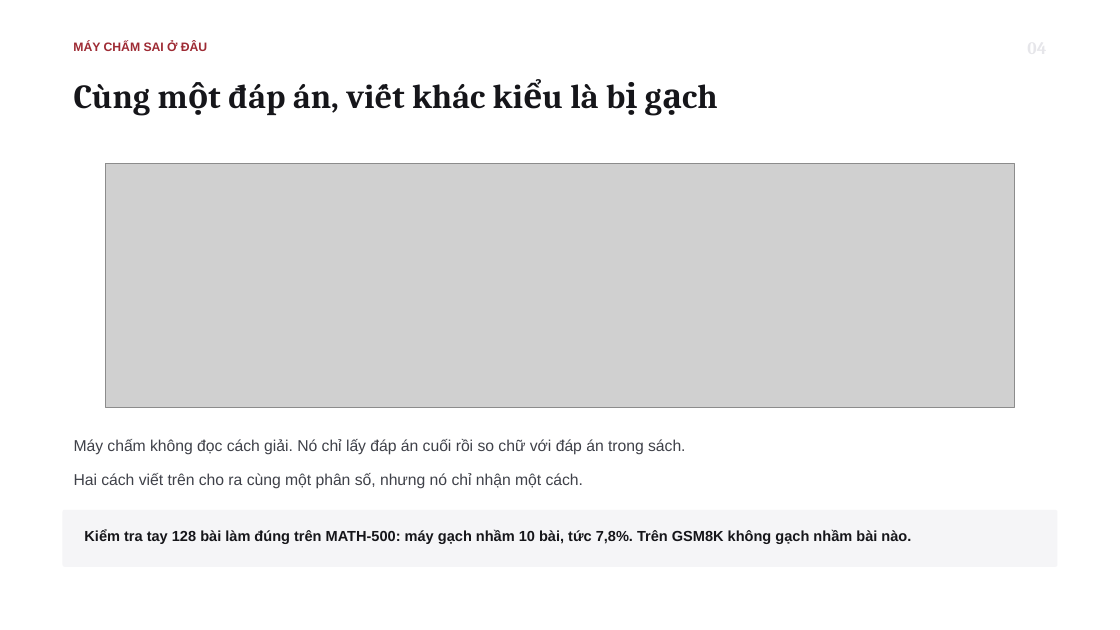
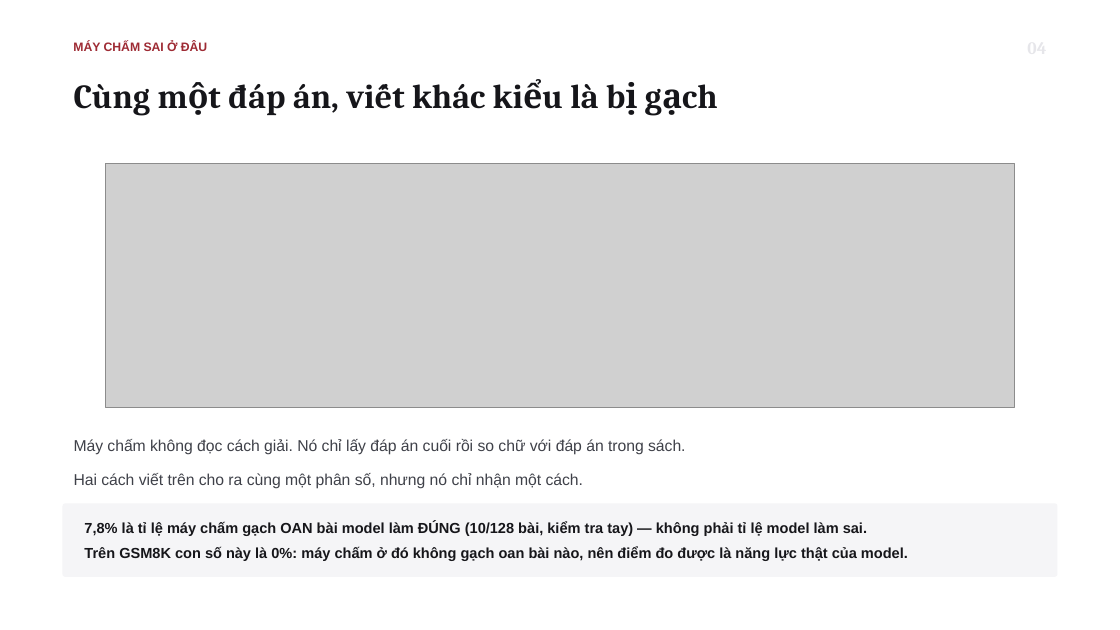
Before and after one commit to tsan2711/DACNTT_2026, a slide deck: slide 5 of BaoCaoTienDo_Tuan1-3_52300057_52300006.pptx. Drawn at 1120x630 pixels with LibreOffice and Linux fonts; fonts in the diff are those of the drawing; grey boxes stand for pictures. Boxes give left, top, right and bottom in pixels: in the first picture for what was removed or moved away, otherwise in the second. Text is boxed around its words. In the diff, an @@ line names an element or a change of style, - is before the commit and + after.

```diff
--- a/BaoCaoTienDo_Tuan1-3_52300057_52300006.pptx
+++ b/BaoCaoTienDo_Tuan1-3_52300057_52300006.pptx
@@ rounded rectangle: place and size @@
-rounded rectangle at <box>62,510,1058,567</box>
+rounded rectangle at <box>62,503,1058,576</box>
@@ text at <box>84,521,908,561</box>: text changed @@
-Kiểm tra tay 128 bài làm đúng trên MATH-500: máy gạch nhầm 10 bài, tức 7,8%. Trên GSM8K không gạch nhầm bài nào.
+7,8% là tỉ lệ máy chấm gạch OAN bài model làm ĐÚNG (10/128 bài, kiểm tra tay) — không phải tỉ lệ model làm sai.
+Trên GSM8K con số này là 0%: máy chấm ở đó không gạch oan bài nào, nên điểm đo được là năng lực thật của model.
```
Also in this commit, not shown: 1 other slide changed, 2 other files.
